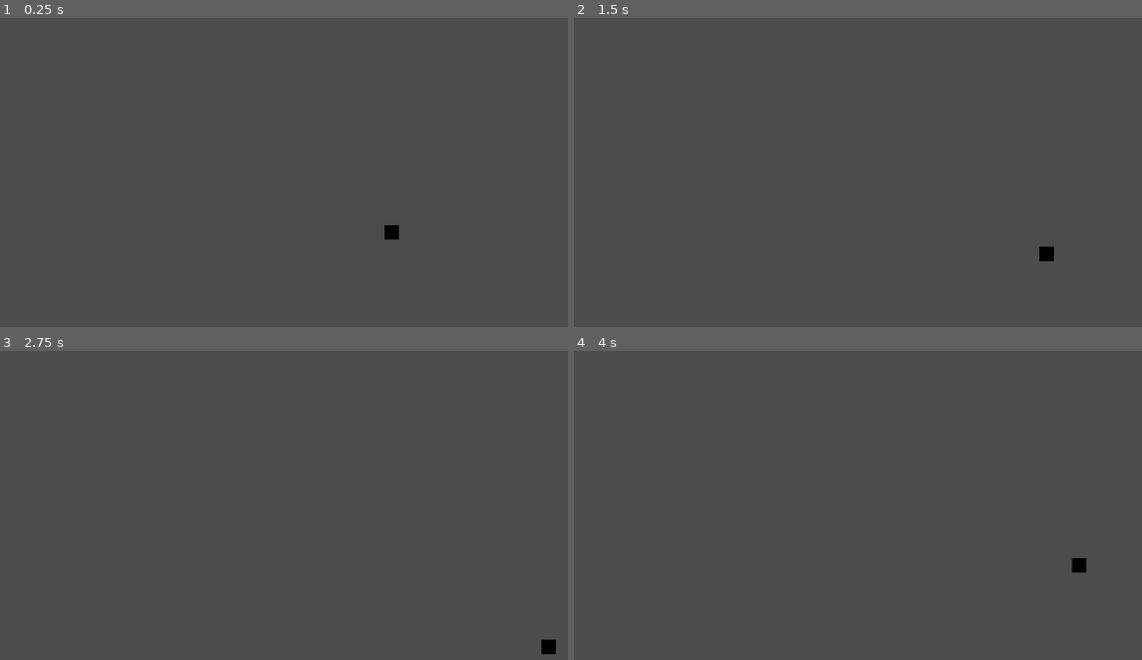
Above: before the commit, frames 1-4 (two rows, left to right).
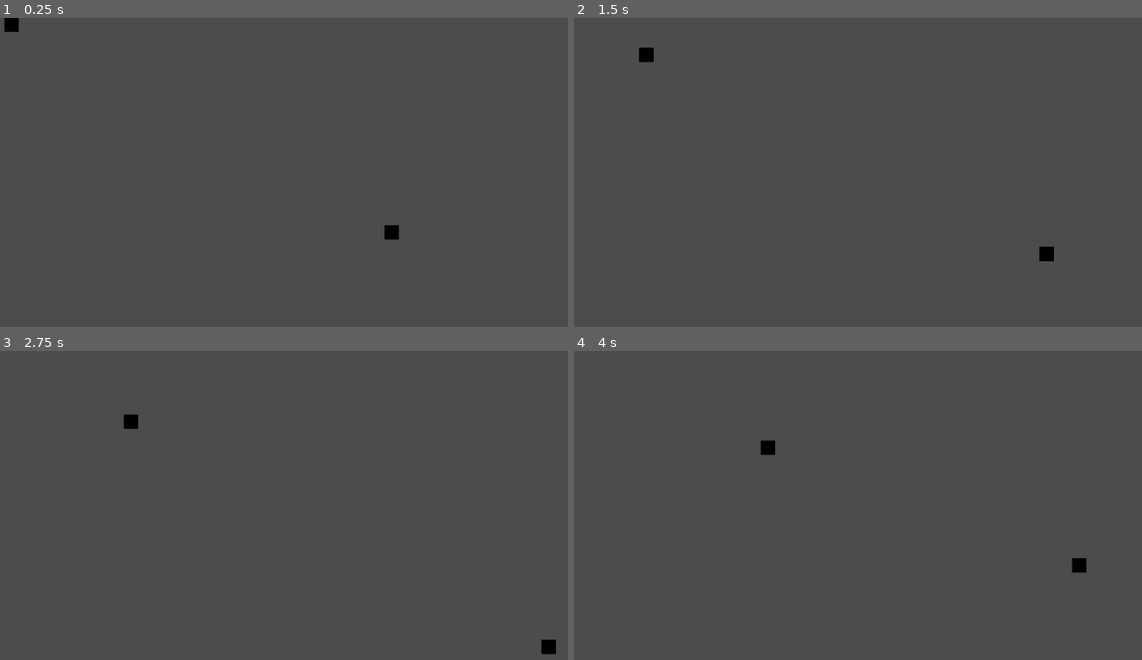
Above: after the commit, the same moments.

Repository: hacheG/vampireSurvivor
Game: Godot game, scene res://Scenes/TestScene.tscn
Same seed, same stepped clock (60 frames per second), same inputs: the game is played once before the commit and once after it. The project has no main scene, so this scene is started directly.
Inputs:
- Up to frame 1 (0.25 s): no input
- Up to frame 2 (1.5 s): hold D (right) 0.53-1.28 s; hold S (down) from 1.28 s (still down)
- Up to frame 3 (2.75 s): release S (down) at 2.03 s; hold D (right) from 2.03 s (still down)
- Up to frame 4 (4 s): release D (right) at 2.78 s; hold W (up) 2.78-3.53 s; hold A (left) from 3.53 s (still down)

The runs differ from the first frame. In frame 1, 0.1% of the frame differs, in the area x 0-4%, y 0-5%; in frame 2, 0.1%, in the area x 11-15%, y 9-15%; in frame 3, 0.1%; in frame 4, 0.1%.

Commit message:
add enemy scene and script

Diff:
--- /dev/null
+++ b/Scenes/Enemy.tscn
@@ -0,0 +1,18 @@
+[gd_scene load_steps=4 format=2]
+
+[ext_resource path="res://Scripts/Enemy.gd" type="Script" id=1]
+
+[sub_resource type="GradientTexture2D" id=1]
+width = 20
+height = 20
+
+[sub_resource type="RectangleShape2D" id=2]
+
+[node name="Enemy" type="KinematicBody2D"]
+script = ExtResource( 1 )
+
+[node name="Sprite" type="Sprite" parent="."]
+texture = SubResource( 1 )
+
+[node name="CollisionShape2D" type="CollisionShape2D" parent="."]
+shape = SubResource( 2 )
--- a/Scenes/TestScene.tscn
+++ b/Scenes/TestScene.tscn
@@ -1,8 +1,11 @@
-[gd_scene load_steps=2 format=2]
+[gd_scene load_steps=3 format=2]
 
 [ext_resource path="res://Scenes/Player.tscn" type="PackedScene" id=1]
+[ext_resource path="res://Scenes/Enemy.tscn" type="PackedScene" id=2]
 
 [node name="TestScene" type="Node2D"]
 
 [node name="Player" parent="." instance=ExtResource( 1 )]
 position = Vector2( 541, 297 )
+
+[node name="Enemy" parent="." instance=ExtResource( 2 )]
--- /dev/null
+++ b/Scripts/Enemy.gd
@@ -0,0 +1,16 @@
+extends KinematicBody2D
+
+onready var player_reference: KinematicBody2D
+var direction: Vector2
+var speed: float = 75
+var velocity: Vector2
+
+func _ready():
+	pass
+
+
+func _physics_process(delta):
+	player_reference = get_tree().get_root().find_node("Player", true, false)
+#	print(player_reference.position)
+	velocity = (player_reference.position - position).normalized() * speed
+	return move_and_collide(velocity * delta)
--- a/Scripts/Player.gd
+++ b/Scripts/Player.gd
@@ -5,4 +5,5 @@
 
 func _physics_process(delta):
 	velocity = Input.get_vector("left", "right", "up", "down") * speed
-	move_and_collide(velocity * delta)
+#	print(velocity)
+	return move_and_collide(velocity * delta)
